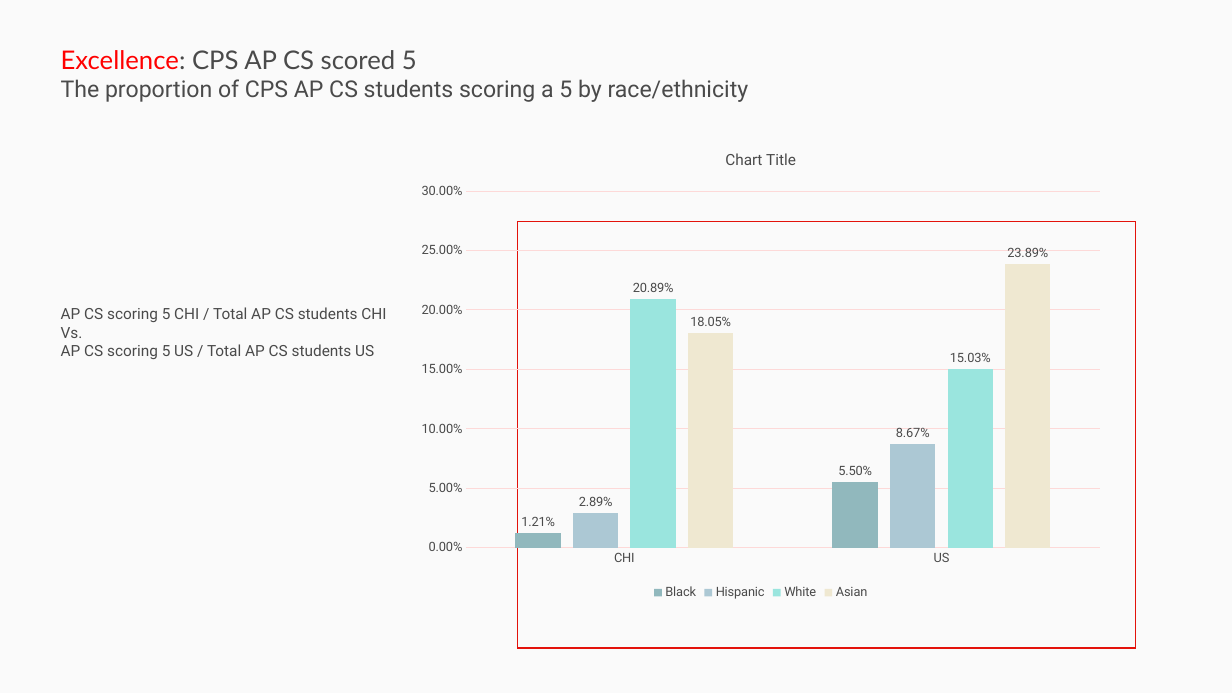
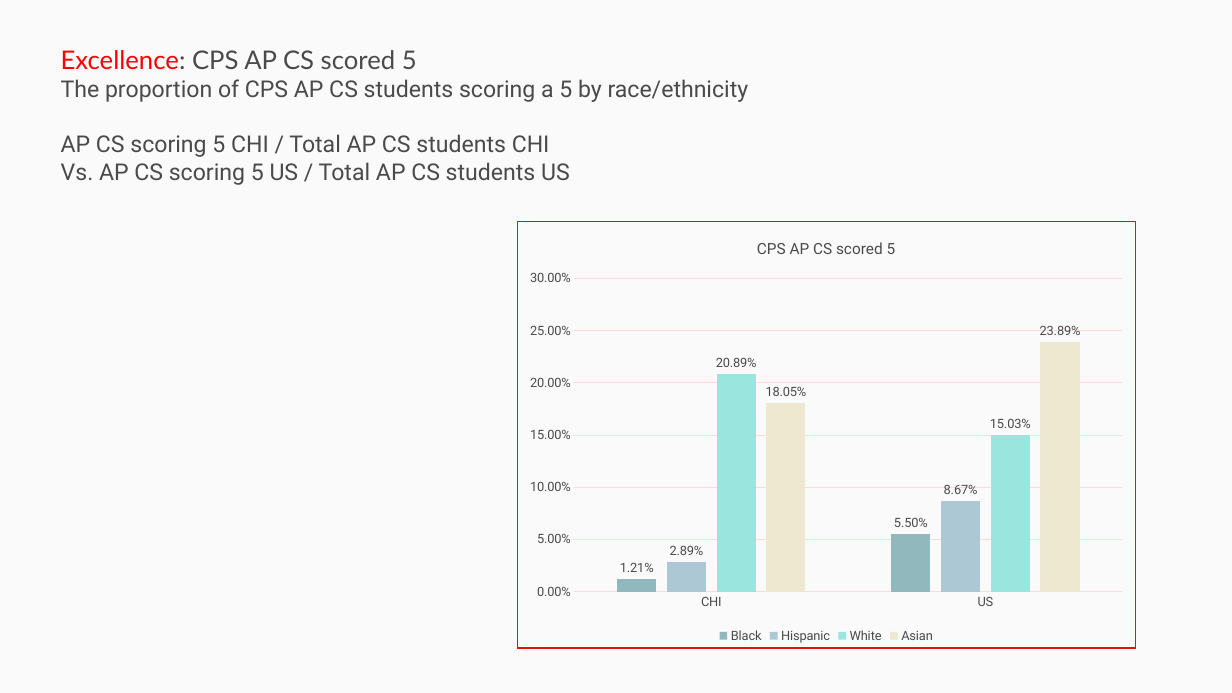
Before and after one commit to p33chicago/P33-DEI-dashboard-project, a slide deck: slide 16 of docs/Deep diving plots.pptx (slide 17 before the commit). Drawn at 1232x693 pixels with LibreOffice and Linux fonts; fonts in the diff are those of the drawing. Boxes give left, top, right and bottom in pixels: in the first picture for what was removed or moved away, otherwise in the second. Text is boxed around its words. In the diff, an @@ line names an element or a change of style, - is before the commit and + after.

```diff
--- a/docs/Deep diving plots.pptx
+++ b/docs/Deep diving plots.pptx
@@ text at [61,134,570,185]: paragraphs added @@
+AP CS scoring 5 CHI / Total AP CS students CHI
+Vs. AP CS scoring 5 US / Total AP CS students US
@@ column chart at [518,222,1135,647] @@
@@ title "CPS AP CS scored 5 " added @@
@@ column chart: place and size @@
-column chart at [408,132,1115,604]
+column chart at [518,222,1135,647]
@@ text removed at [61,307,386,359] @@
-AP CS scoring 5 CHI / Total AP CS students CHI
-Vs.
-AP CS scoring 5 US / Total AP CS students US
```
Also in this commit, not shown: 16 other slides changed, 1 slide removed, 1 other file.
